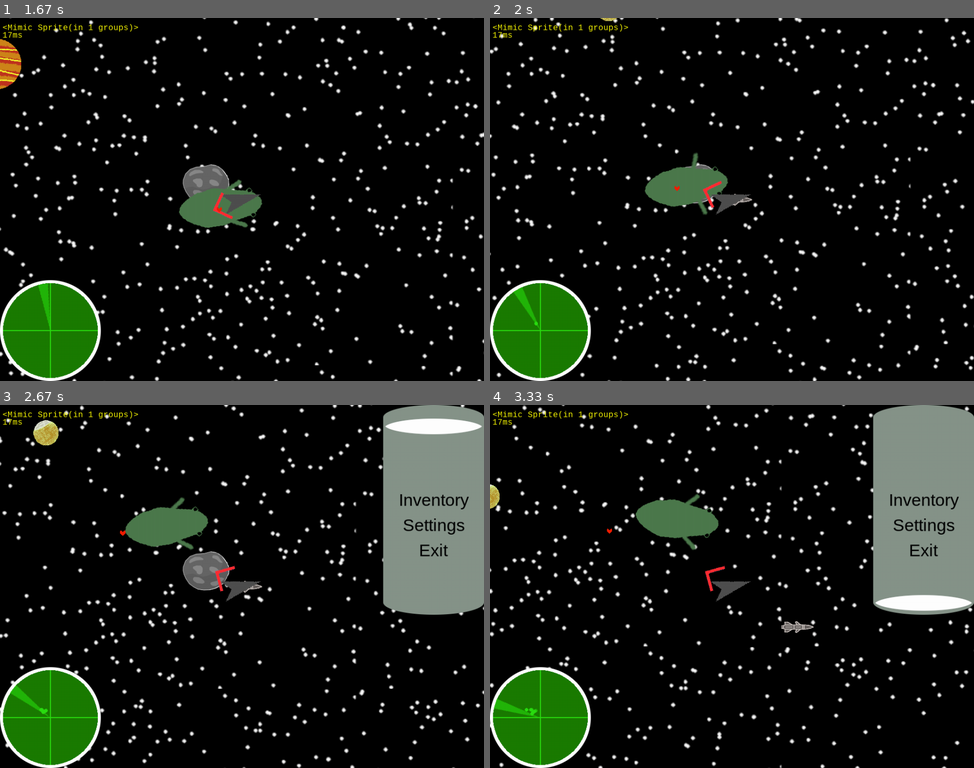
Above: before the commit, frames 1-4 (two rows, left to right).
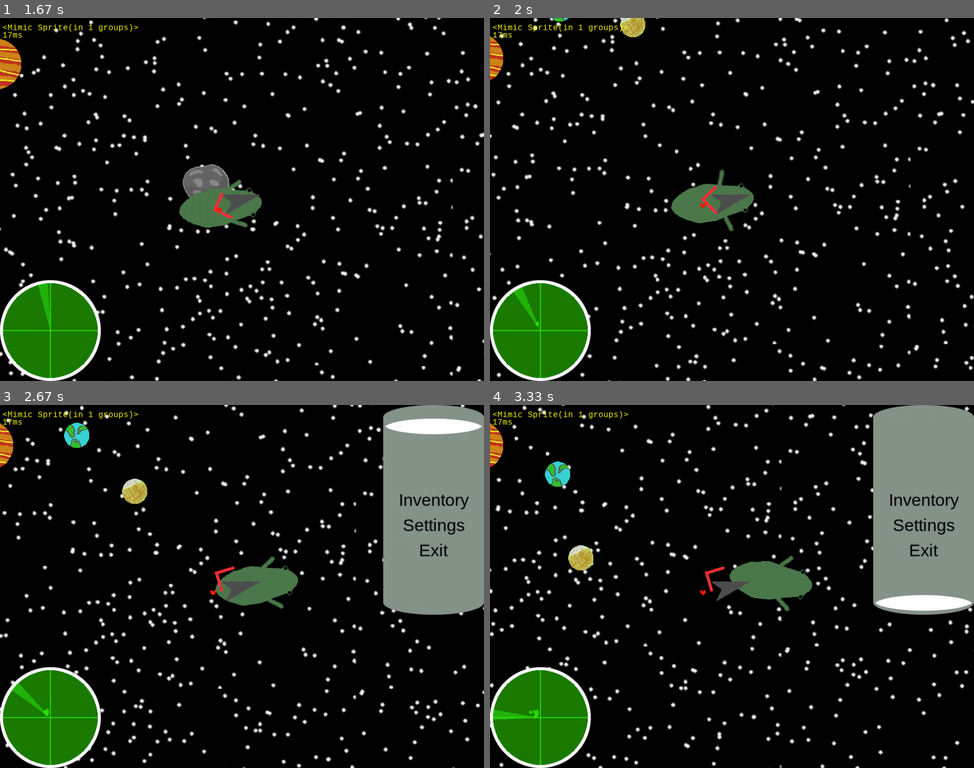
Above: after the commit, the same moments.

Repository: Jacob-OTW/Explorer-in-PyGame
Game: pygame game, started from main.py
The game is run twice, just before and just after one commit, with the same random seed, the same clock (stepped at 60 frames per second) and the same inputs.
Inputs (mouse positions are in pixels of both pictures, inside the frame that each line leads up to):
- Up to frame 1 (1.67 s): tap G at 0.33 s; tap Space at 0.67 s; click (242, 221) at 1.05 s; tap A at 1.33 s
- Up to frame 2 (2 s): tap Q at 1.67 s
- Up to frame 3 (2.67 s): tap I at 2 s; tap E at 2.33 s
- Up to frame 4 (3.33 s): tap Q at 2.67 s; hold Up from 3 s (still down)

Frame 1 is identical in both runs. In frame 2, 2.6% of the frame differs, in the area x 0-55%, y 0-85%; in frame 3, 4.7%, in the area x 0-62%, y 4-86%; in frame 4, 4.3%.

Commit message:
Optimized missile, will now use proper line of sight

Diff:
--- a/missile_obj.py
+++ b/missile_obj.py
@@ -4,11 +4,13 @@
 from player_obj import play
 from planet_obj import planet_group
 from radar_obj import radar
+from nav_objs import Mimic, mimic_group
 
 
 def add_missile():
     missile_group.add(
-        Missile((stage.XScroll + play.rect.centerx, stage.YScroll + play.rect.centery), (play.XF, play.YF)))
+        Missile((stage.XScroll + play.rect.centerx, stage.YScroll + play.rect.centery)))
+    mimic_group.add(Mimic(missile_group.sprites()[-1]))
 
 
 def dis_to(mp, tp):
@@ -30,21 +32,21 @@
 
 
 class Missile(pygame.sprite.Sprite):
-    def __init__(self, start, force):
+    def __init__(self, start):
         super().__init__()
         self.idle = pygame.transform.scale(pygame.image.load('Assets/Missile/idle.png').convert_alpha(), (80, 80))
         self.image = self.idle
         self.rect = self.image.get_rect()
         self.mask = pygame.mask.from_surface(self.image)
         self.start = start
-        self.force = pygame.math.Vector2(force)
         self.angle = 0
-        self.health = 900
+        self.health = 1200
         self.target = radar.lock
+        self.seen = True
+        self.speed = 15
 
     def update(self):
         # Position
-        self.start += self.force
         self.image = pygame.transform.rotate(self.idle, self.angle)
         self.rect = self.image.get_rect(center=(self.start[0] - stage.XScroll, self.start[1] - stage.YScroll))
 
@@ -56,12 +58,12 @@
         # Tracking
         if self.target:
             convert = 360 / (math.pi * 2)
-            x = self.target.rect.centerx + ((dis_to(self.rect.center, self.target.rect.center) / abs(self.force[0]) + 2) * self.target.XF / 2)
-            y = self.target.rect.centery + ((dis_to(self.rect.center, self.target.rect.center) / abs(self.force[1]) + 2) * self.target.YF / 2)
+            x = self.target.rect.centerx + ((dis_to(self.rect.center, self.target.rect.center) / self.speed) * self.target.XF)
+            y = self.target.rect.centery + ((dis_to(self.rect.center, self.target.rect.center) / self.speed) * self.target.YF)
             predict = (x, y)
             self.angle = dir_to(self.rect.center, predict) - 90
             self.start = (
-                self.start[0] + (math.cos(self.angle / convert) * 2), self.start[1] - math.sin(self.angle / convert) * 2)
+                self.start[0] + (math.cos(self.angle / convert) * self.speed), self.start[1] - math.sin(self.angle / convert) * self.speed)
 
         # Collision
         for planet in planet_group.sprites():
